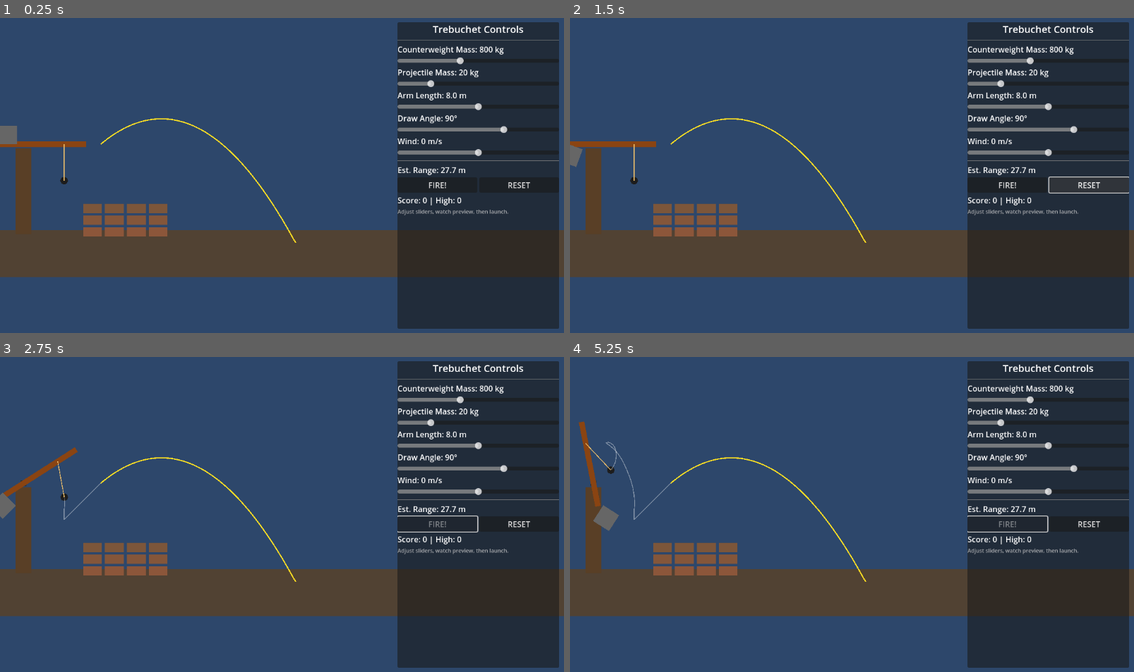
Above: before the commit, frames 1-4 (two rows, left to right).
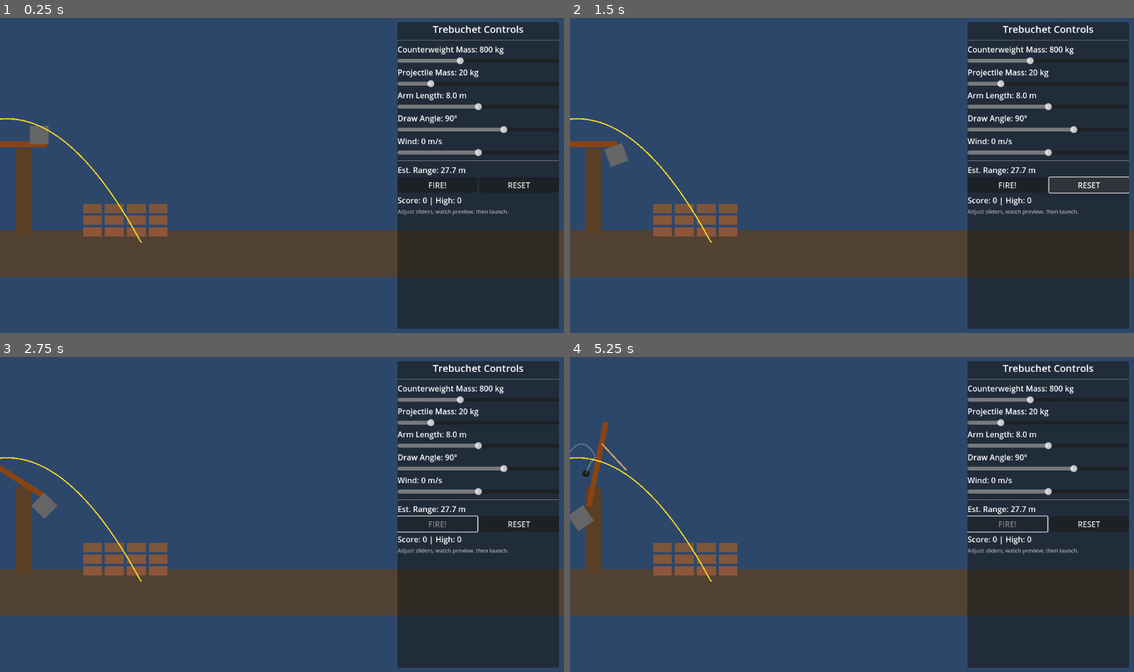
Above: after the commit, the same moments.

Repository: TrebuchetDynamics/trebuchet-dynamics-simulation
Game: Godot game, scene res://scenes/Trebuchet.tscn
The game is run twice, just before and just after one commit, with the same random seed, the same clock (stepped at 60 frames per second) and the same inputs.
Inputs:
- Up to frame 1 (0.25 s): no input
- Up to frame 2 (1.5 s): click "FIRE!" at 0.5 s; click "RESET" at 1.25 s
- Up to frame 3 (2.75 s): click "FIRE!" at 2 s
- Up to frame 4 (5.25 s): no input

The runs differ from the first frame. In frame 1, 0.9% of the frame differs, in the area x 0-53%, y 31-72%; in frame 2, 0.9%; in frame 3, 1.2%; in frame 4, 1.5%, in the area x 0-53%, y 20-72%.

Commit message:
fix: Correct arm cocking direction, projectile initial placement, and release angle, and add sling visual.

Diff:
--- a/scripts/Trebuchet.gd
+++ b/scripts/Trebuchet.gd
@@ -457,7 +457,7 @@
 		return
 
 	# 1. Set Arm Angle
-	var cock_angle: float = - float(clamp(slider_state["draw"], 40.0, 120.0))
+	var cock_angle: float = float(clamp(slider_state["draw"], 40.0, 120.0))
 	_set_bodies_frozen(true)
 	arm_body.rotation_degrees = cock_angle
 	arm_body.linear_velocity = Vector2.ZERO
@@ -487,10 +487,10 @@
 		elif dy < sling_length_px:
 			# Calculate horizontal offset to maintain sling length
 			var dx := sqrt(sling_length_px * sling_length_px - dy * dy)
-			# Place projectile "behind" the swing direction (to the right if arm is cocked left/up)
-			# Arm is cocked negative degrees (left/up). Swing goes right.
-			# Projectile usually drags behind.
-			proj_local = Vector2(tip_local.x + dx, ground_y_local)
+			# Place projectile "behind" the swing direction (to the left if arm is cocked right)
+			# Arm is cocked positive degrees (right). Swing goes left initially, then forward.
+			# Projectile drags behind to the left.
+			proj_local = Vector2(tip_local.x - dx, ground_y_local)
 
 	projectile_body.position = proj_local
 	projectile_body.rotation = 0.0
@@ -550,12 +550,24 @@
 	sling_body.position = midpoint
 	sling_body.rotation = angle + PI / 2
 
-	# Shape for mass distribution
+	# Shape for mass distribution (centered on body)
 	var shape := RectangleShape2D.new()
 	shape.size = Vector2(SLING_SEGMENT_WIDTH, sling_len)
 	var coll := CollisionShape2D.new()
 	coll.shape = shape
 	sling_body.add_child(coll)
+
+	# Visual representation
+	var visual := Polygon2D.new()
+	visual.color = Color(0.92, 0.74, 0.42, 0.8) # Rope color
+	var half_len := sling_len * 0.5
+	visual.polygon = PackedVector2Array([
+		Vector2(-SLING_SEGMENT_WIDTH * 0.5, -half_len),
+		Vector2(SLING_SEGMENT_WIDTH * 0.5, -half_len),
+		Vector2(SLING_SEGMENT_WIDTH * 0.5, half_len),
+		Vector2(-SLING_SEGMENT_WIDTH * 0.5, half_len)
+	])
+	sling_body.add_child(visual)
 
 	trebuchet_rig.add_child(sling_body)
 
@@ -600,9 +612,11 @@
 	while arm_angle_deg < -180.0:
 		arm_angle_deg += 360.0
 
-	# Release when arm is vertical (90 degrees ± tolerance)
-	# Since arm starts at negative angle and swings up, we check for 90 degrees
-	if abs(arm_angle_deg - 90.0) <= release_angle_tolerance_deg:
+	# Release when arm is vertical (180 degrees ± tolerance)
+	# Arm starts at positive angle (e.g., 90° right) and swings counterclockwise
+	# When pointing straight up, it's at 180° (or -180°, which is the same)
+	var target_angle := 180.0
+	if abs(arm_angle_deg - target_angle) <= release_angle_tolerance_deg or abs(arm_angle_deg - (-target_angle)) <= release_angle_tolerance_deg:
 		_release_projectile()
 
 
